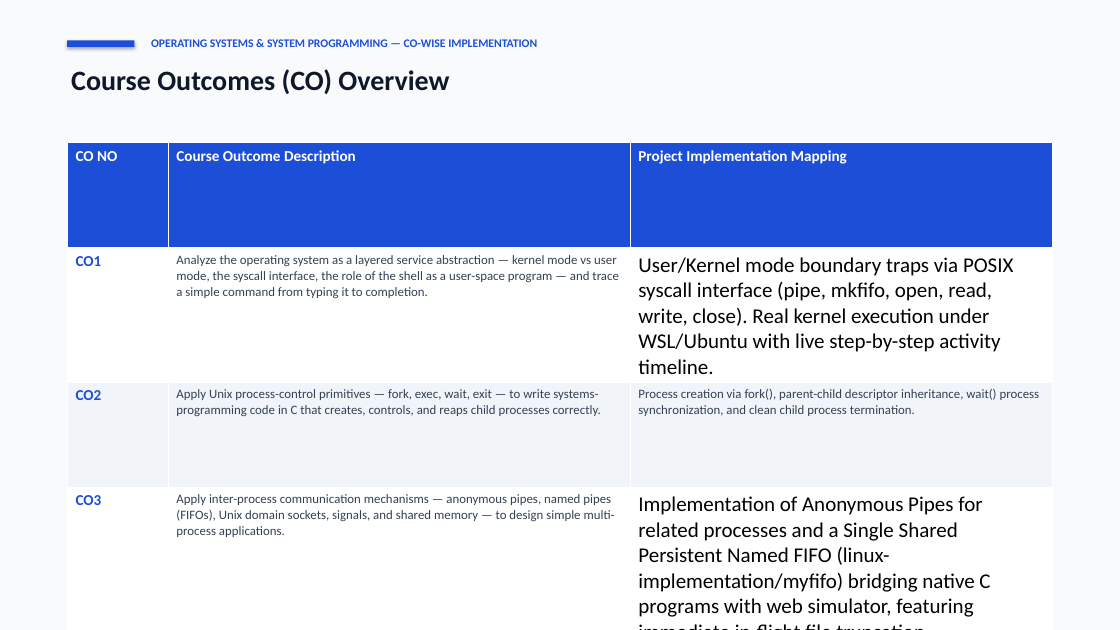
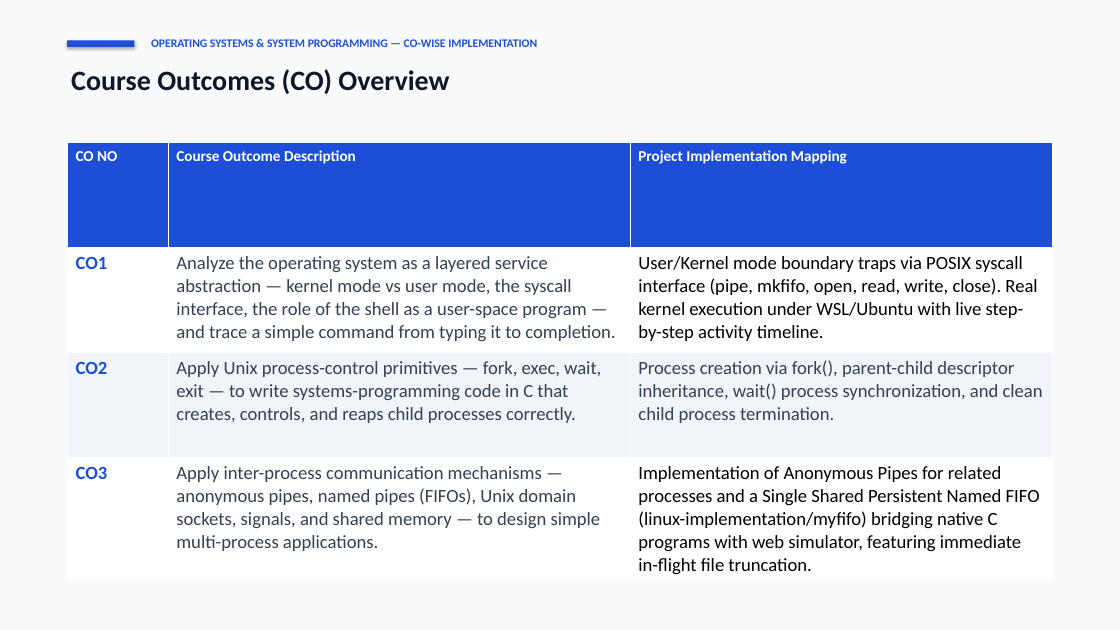
Before and after one commit to GJashwanthReddy/OCTO_OSSP, a slide deck: slide 2 of OCTO_OSSP-Project/OSSP_IPC_Project_Presentation.pptx. Drawn at 1120x630 pixels with LibreOffice and Linux fonts; fonts in the diff are those of the drawing. Boxes give left, top, right and bottom in pixels: in the first picture for what was removed or moved away, otherwise in the second. Text is boxed around its words. In the diff, an @@ line names an element or a change of style, - is before the commit and + after.

Commit message:
Set font size of all matter text across all slides to 16 pt

```diff
--- a/OCTO_OSSP-Project/OSSP_IPC_Project_Presentation.pptx
+++ b/OCTO_OSSP-Project/OSSP_IPC_Project_Presentation.pptx
@@ table at [67,143,1053,579] @@
@@ size 13 to 16 pt in "CO1", "CO2", "CO3" @@
@@ size 11 to 16 pt in "Analyze the operating system as a layered ...", "Apply Unix process-control primitives — fork, exec, ...", "Process creation via fork(), parent-child descriptor inherit ...", "Apply inter-process communication mechanisms — anonymous pip ..." @@
@@ size 18 to 16 pt in "User/Kernel mode boundary traps via POSIX syscall ...", "Implementation of Anonymous Pipes for related processes ..." @@
```
Also in this commit, not shown: 11 other slides changed, 1 other file.
